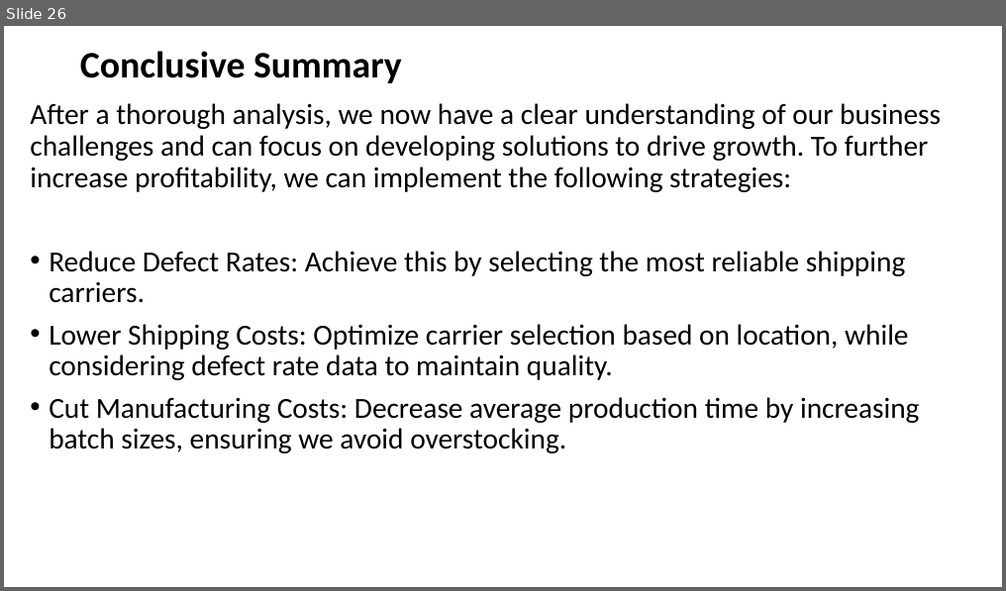
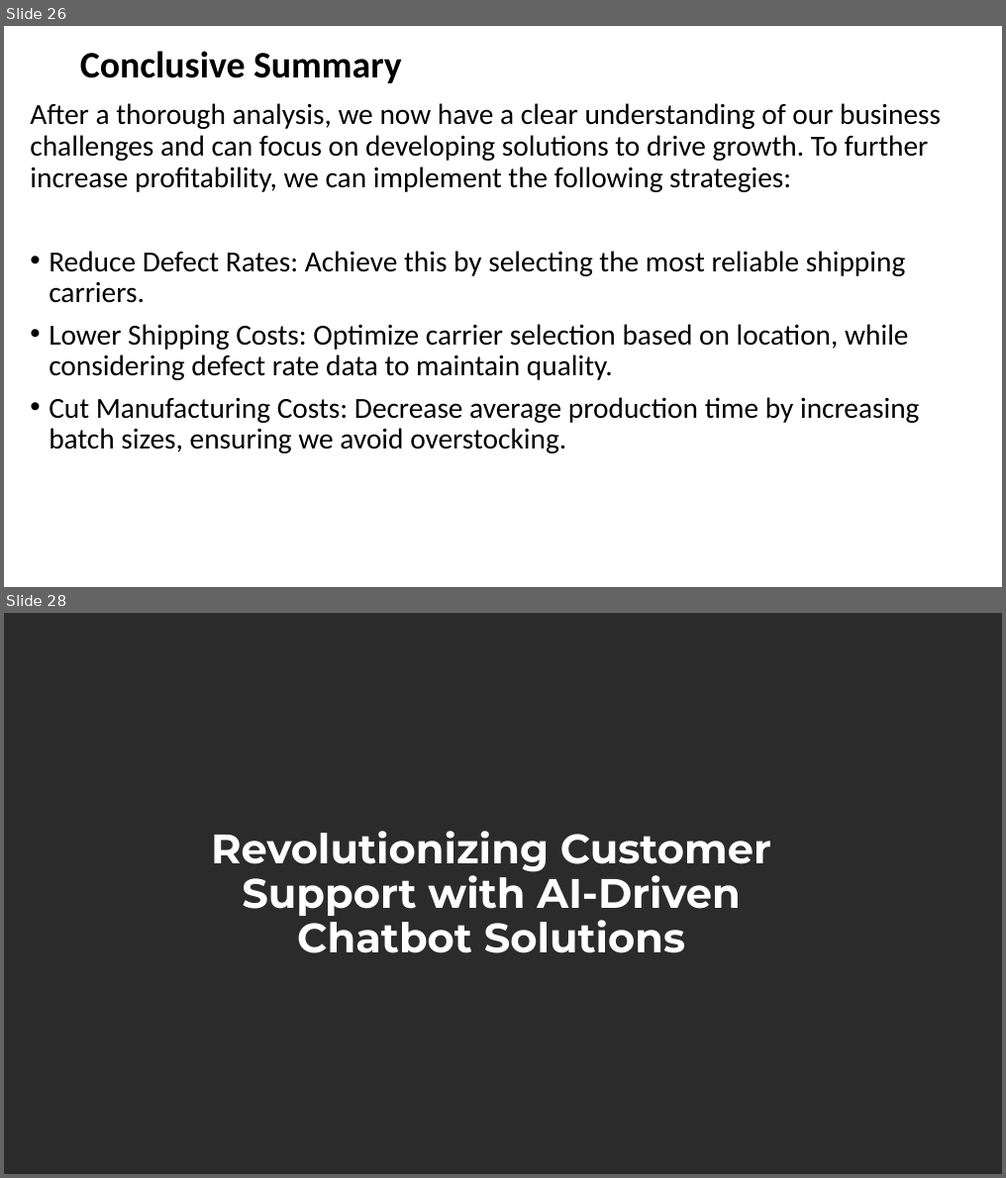
Before and after one commit to Sanket2102/Supply-Chain-Management, a slide deck: Supply Chain Management Presentation.pptx. Shown one above the other, each under a label of ours: slide 26 before the commit, slides 26 and 28 after it; the slides between them are not shown. The pictures are 1006x591 and 1006x1178 pixels, drawn with LibreOffice and Linux fonts; fonts in the diff are those of the drawing; background and template pictures are left out; a plain dark background stands for a picture behind light text. Boxes give left, top, right and bottom in pixels: in the first picture for what was removed or moved away, otherwise in the second. Text is boxed around its words. In the diff, an @@ line names an element or a change of style, - is before the commit and + after.

```diff
--- a/Supply Chain Management Presentation.pptx
+++ b/Supply Chain Management Presentation.pptx
@@ slide 28 added at (4,613,1002,1174), background picture (left out) @@
@@ title added at (211,831,771,954), 39.6 pt, text #FFFFFF, bold @@
+Revolutionizing Customer Support with AI-Driven Chatbot Solutions
```
Also in this commit, not shown: 2 slides changed, 27 other slides added.
